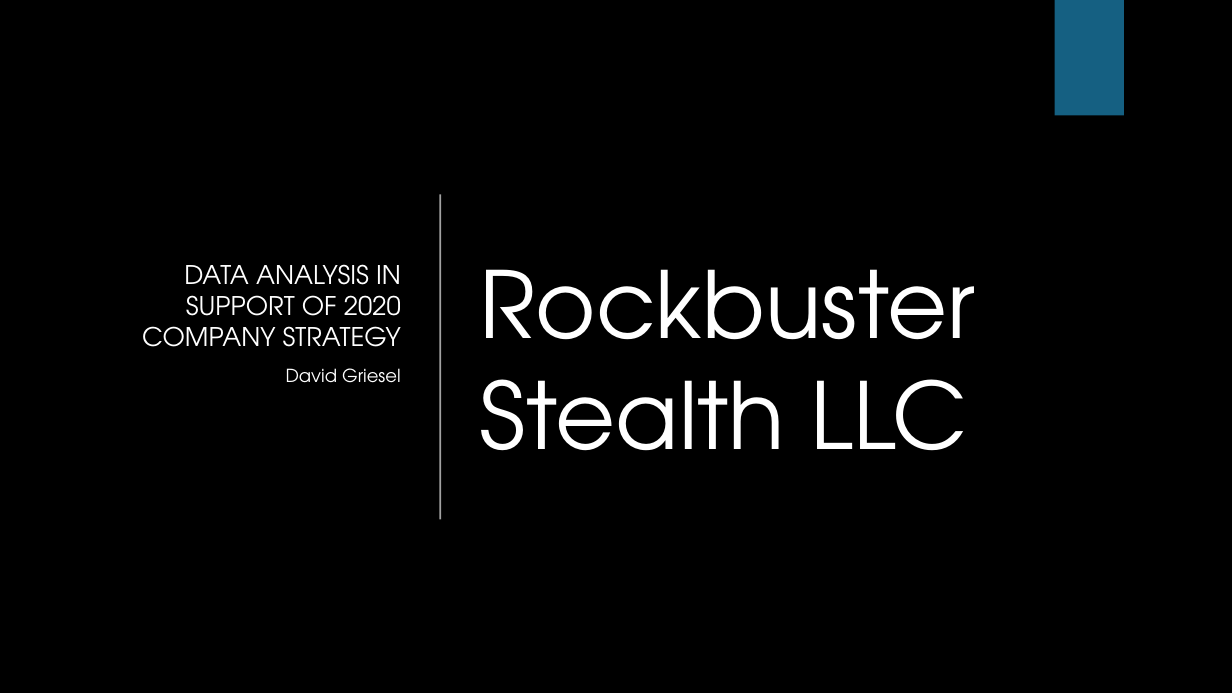
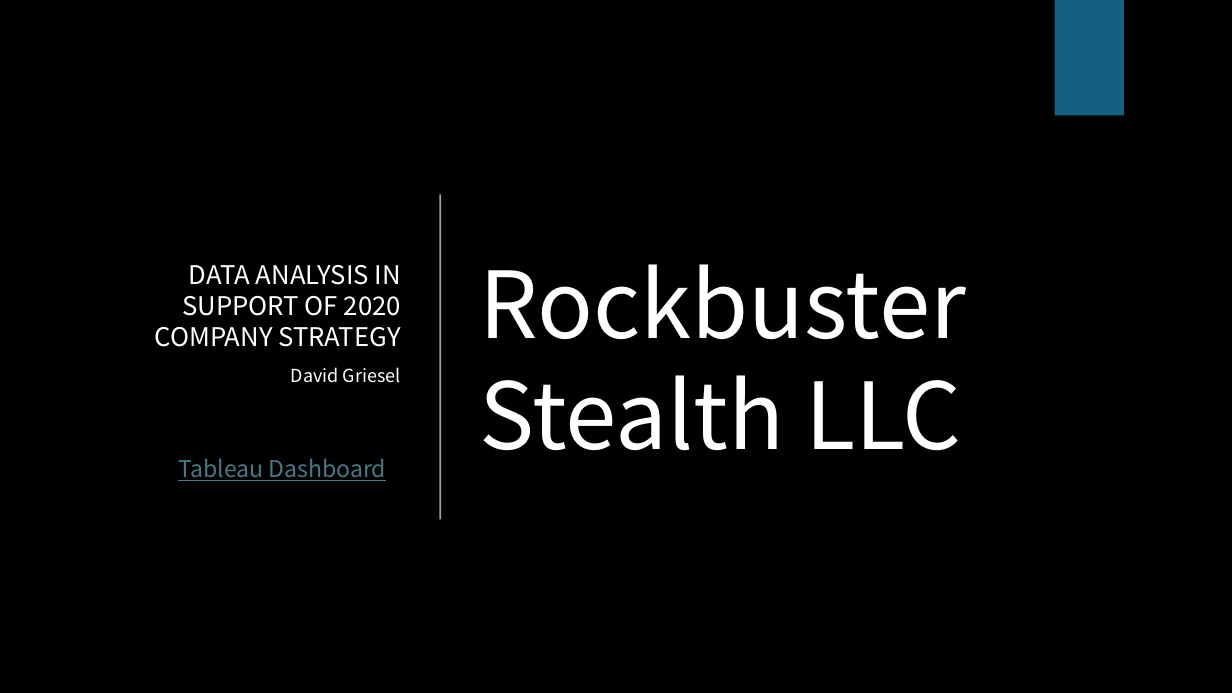
Before and after one commit to davidgriesel/03_streaming_service_database_queries, a slide deck: slide 1 of deliverables/presentation.pptx. Drawn at 1232x693 pixels with LibreOffice and Linux fonts; fonts in the diff are those of the drawing; background and template pictures are left out. Boxes give left, top, right and bottom in pixels: in the first picture for what was removed or moved away, otherwise in the second. Text is boxed around its words. In the diff, an @@ line names an element or a change of style, - is before the commit and + after.

```diff
--- a/deliverables/presentation.pptx
+++ b/deliverables/presentation.pptx
@@ subtitle "DATA ANALYSIS IN SUPPORT OF ..." at (154, 265, 401, 383): font TeX Gyre Adventor to Noto Sans CJK SC @@
@@ title "Rockbuster Stealth LLC" at (480, 264, 967, 451): font TeX Gyre Adventor to Noto Sans CJK SC @@
@@ text added at (178, 458, 387, 481), 18 pt, text #467886, underline @@
+Tableau Dashboard
```
Also in this commit, not shown: 7 other slides changed, 2 slides added, 3 slides removed, 7 other files.
